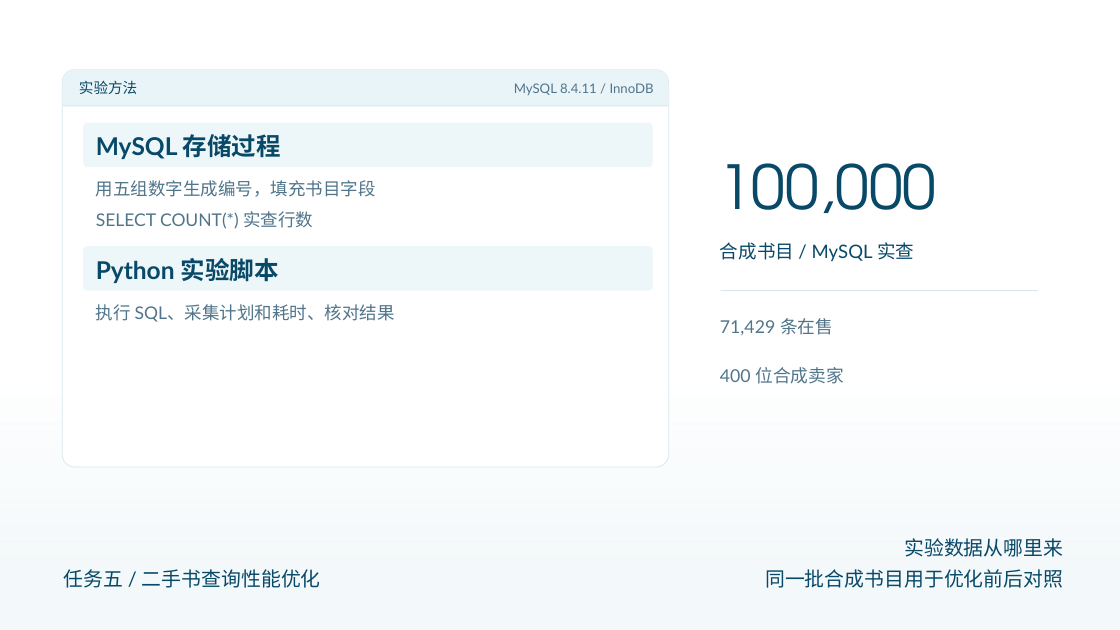
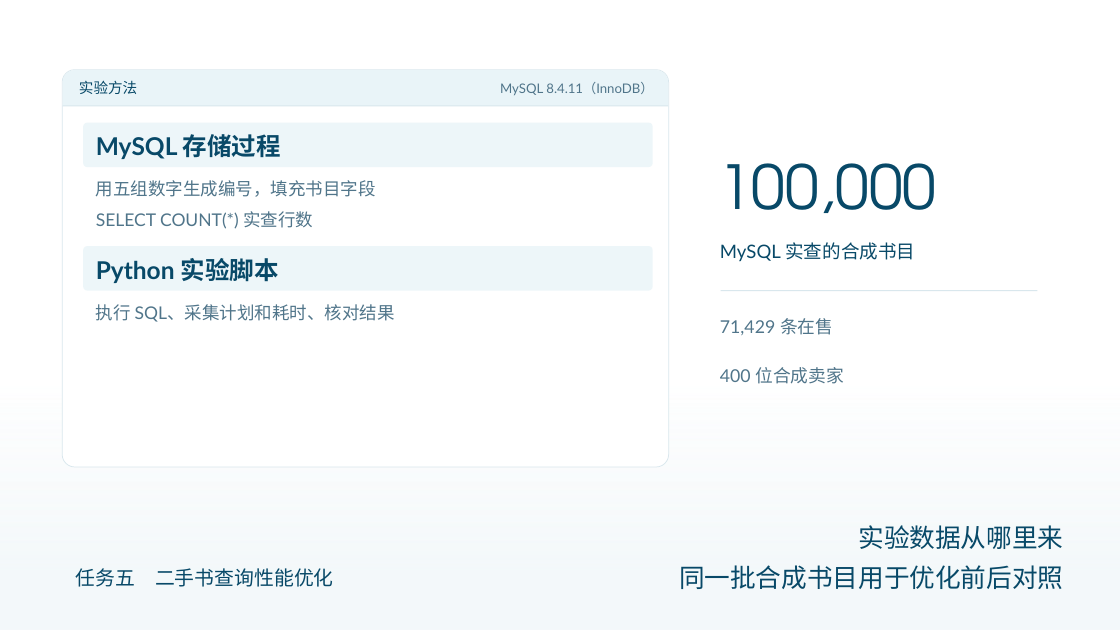
Before and after one commit to AurLemon/pageslip-demo, a slide deck: slide 2 of presentations/task-5-query-optimization.pptx. Drawn at 1120x630 pixels with LibreOffice and Linux fonts; fonts in the diff are those of the drawing. Boxes give left, top, right and bottom in pixels: in the first picture for what was removed or moved away, otherwise in the second. Text is boxed around its words. In the diff, an @@ line names an element or a change of style, - is before the commit and + after.

Commit message:
docs(presentation): 按数据结构答辩稿调整页脚

```diff
--- a/presentations/task-5-query-optimization.pptx
+++ b/presentations/task-5-query-optimization.pptx
@@ text at (500,82,653,95): text changed @@
-MySQL 8.4.11 / InnoDB
+MySQL 8.4.11（InnoDB）
@@ text at (720,242,915,261): text changed @@
-合成书目 / MySQL 实查
+MySQL 实查的合成书目
@@ text "实验数据从哪里来" at (858,525,1063,549): size 17 to 22 pt @@
@@ text "实验数据从哪里来": place and size @@
-text "实验数据从哪里来" at (904,538,1063,557)
+text "实验数据从哪里来" at (858,525,1063,549)
@@ text at (76,568,334,587): text changed @@
-任务五 / 二手书查询性能优化
+任务五 二手书查询性能优化
@@ text "同一批合成书目用于优化前后对照" at (679,565,1063,589): size 17 to 22 pt @@
```
Also in this commit, not shown: 17 other slides changed, 1 other file.
